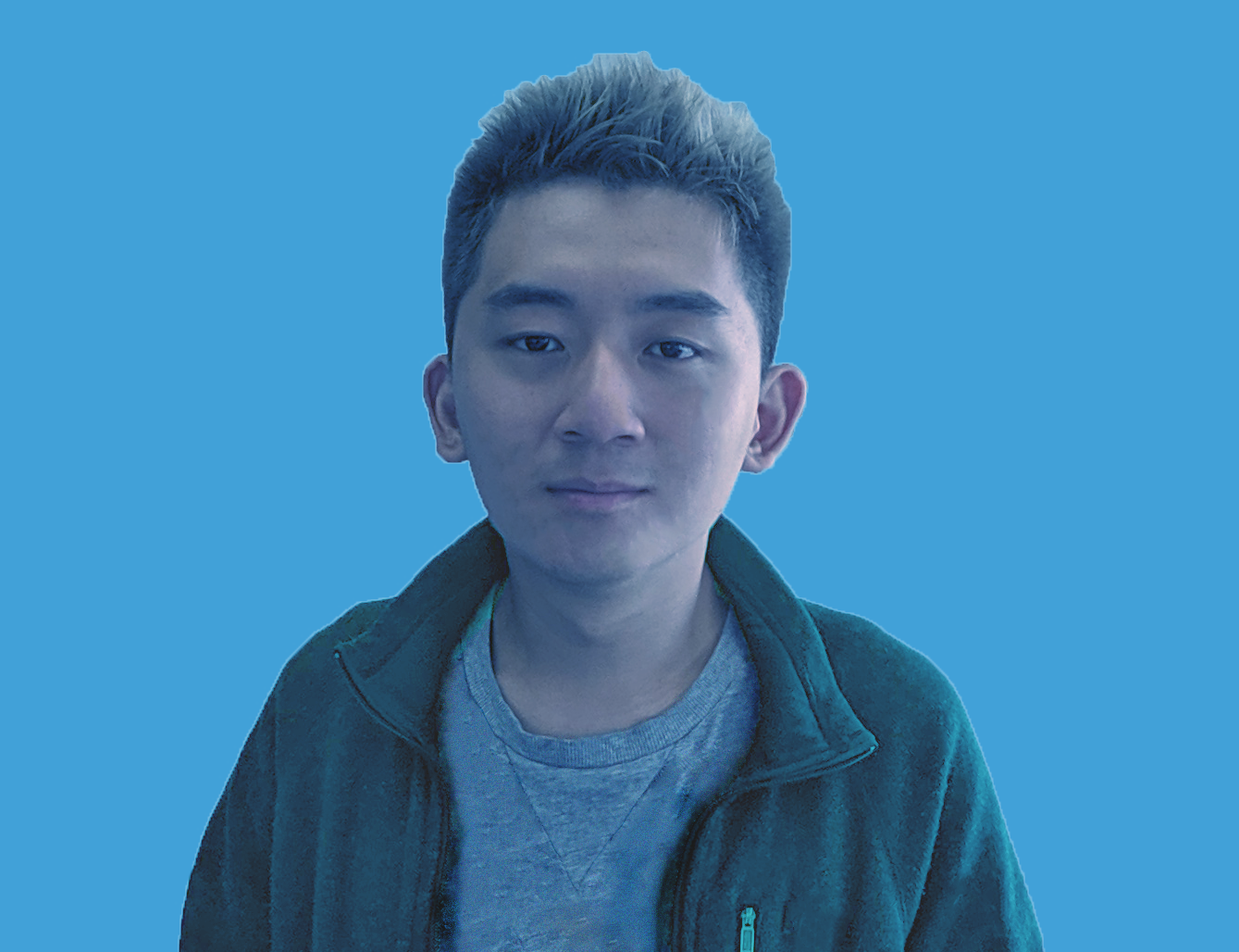
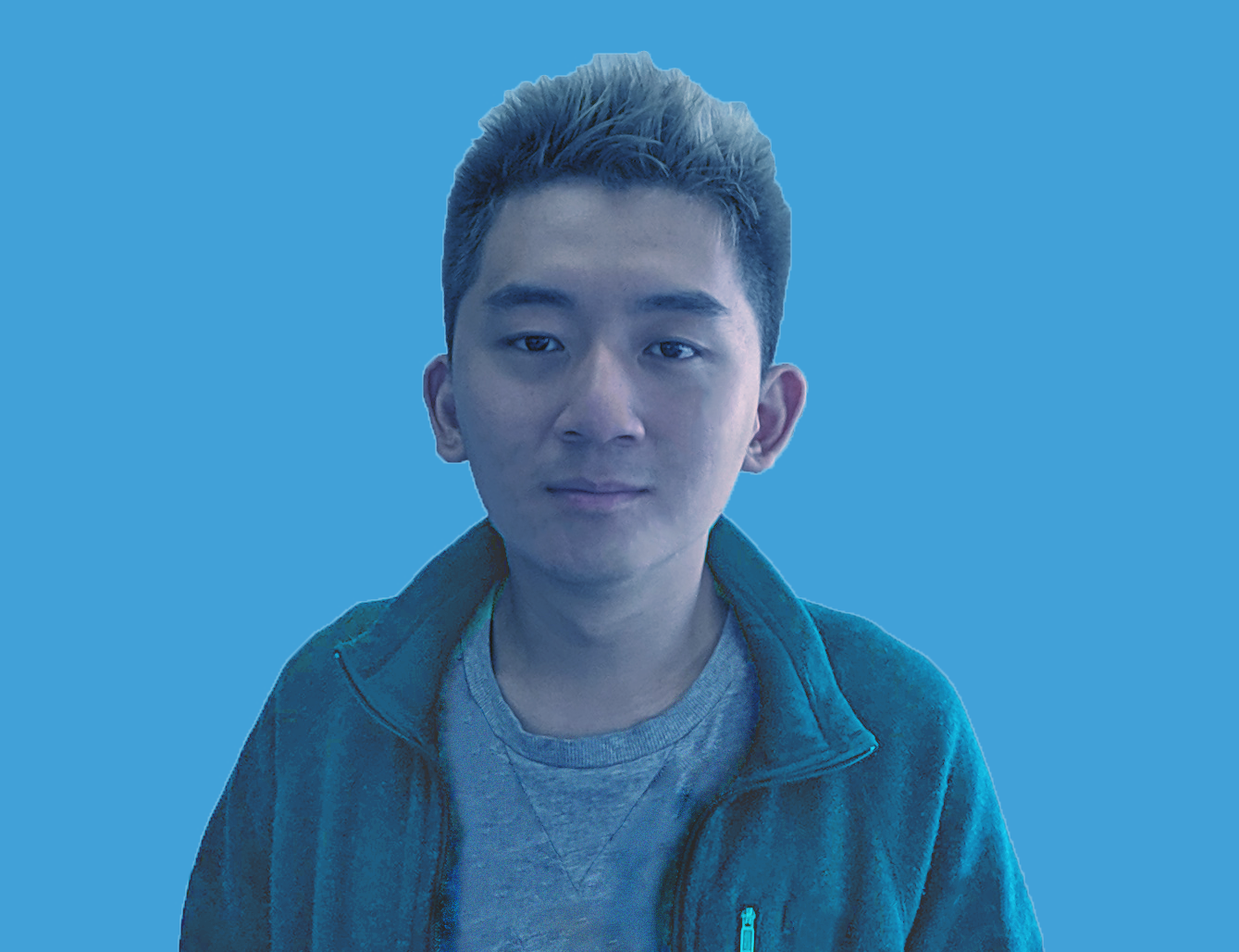
Revision of a layered 1239px x 952px image; what changed, layer by layer:
painted on "Layer 0" over (179, 513, 1045, 952)
